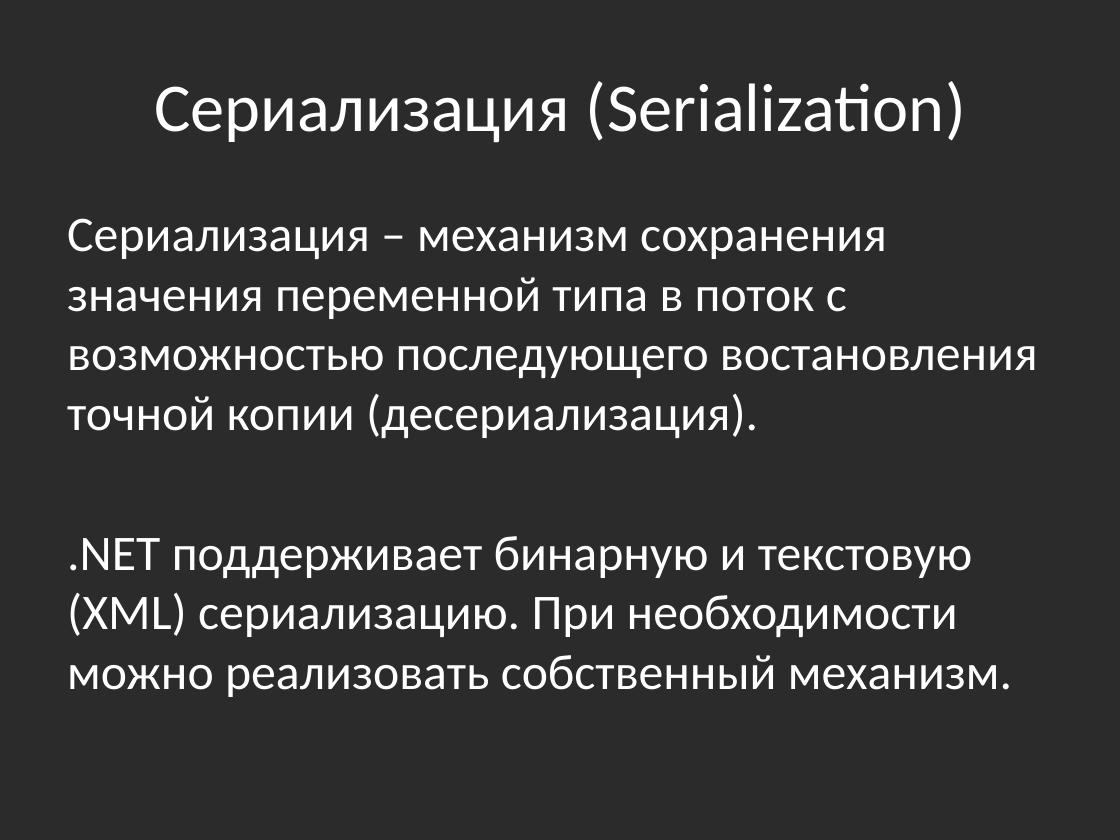
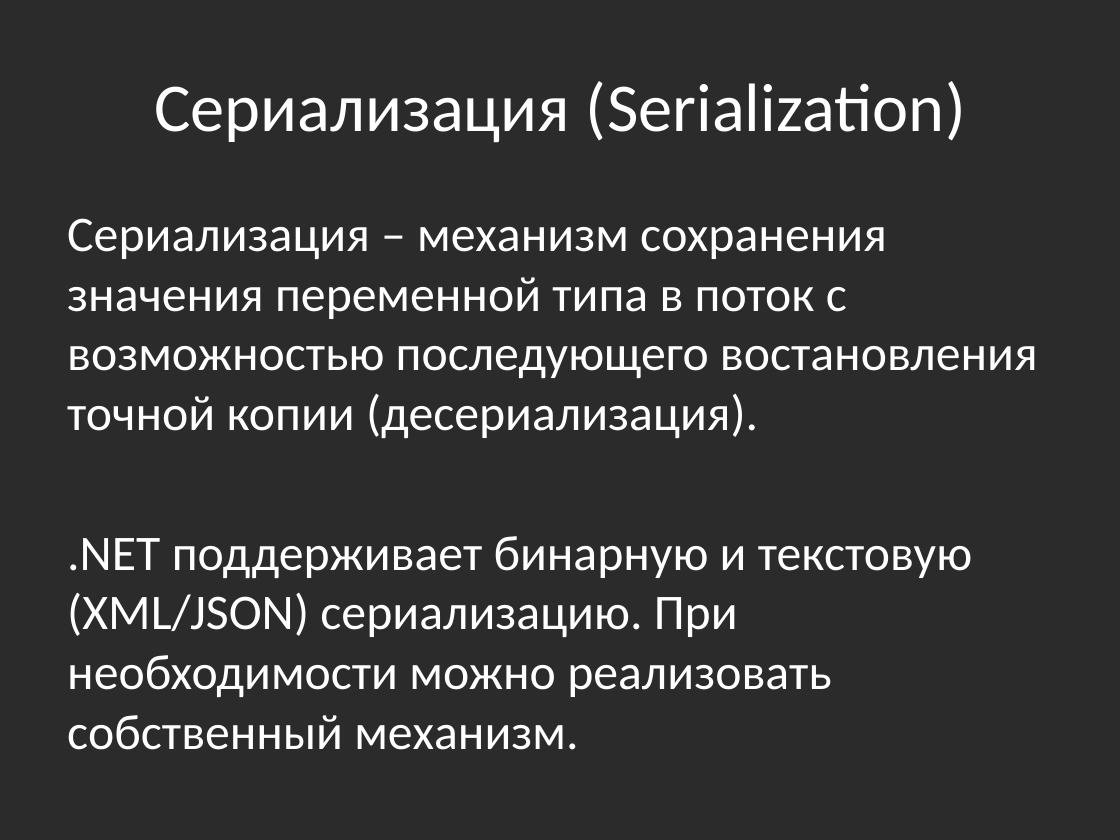
Before and after one commit to bazile/Training, a slide deck: slide 31 of Presentation/lesson-04-io.pptx. Drawn at 1120x840 pixels with LibreOffice and Linux fonts; fonts in the diff are those of the drawing; background and template pictures are left out; a plain dark background stands for a picture behind light text. Boxes give left, top, right and bottom in pixels: in the first picture for what was removed or moved away, otherwise in the second. Text is boxed around its words. In the diff, an @@ line names an element or a change of style, - is before the commit and + after.

Commit message:
Added serialization demo

```diff
--- a/Presentation/lesson-04-io.pptx
+++ b/Presentation/lesson-04-io.pptx
@@ text at bbox=[67, 536, 972, 750]: text changed @@
-.NET поддерживает бинарную и текстовую (XML) сериализацию. При необходимости можно реализовать собственный механизм.
+.NET поддерживает бинарную и текстовую (XML/JSON) сериализацию. При необходимости можно реализовать собственный механизм.
```
Also in this commit, not shown: 1 other slide changed, 8 other files.
